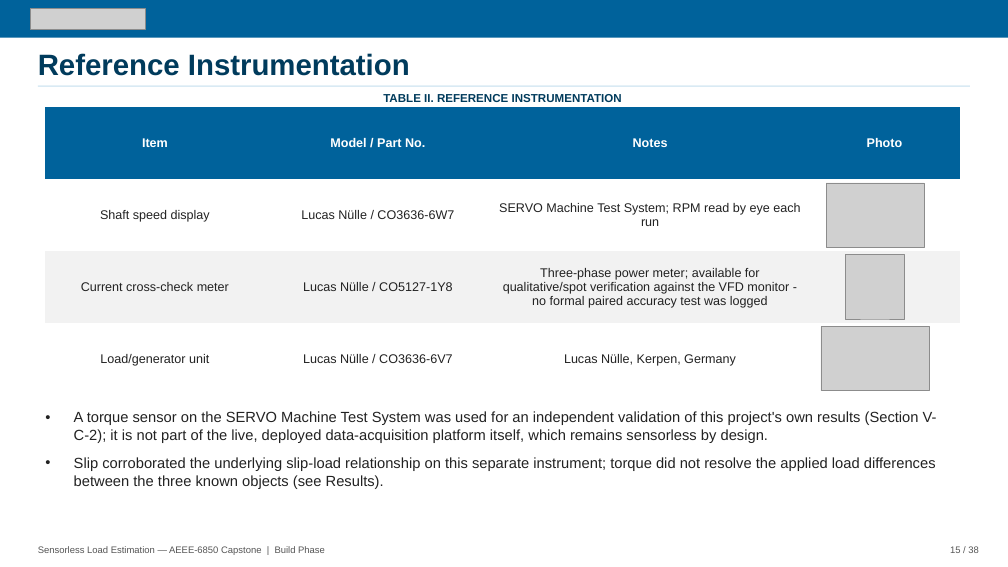
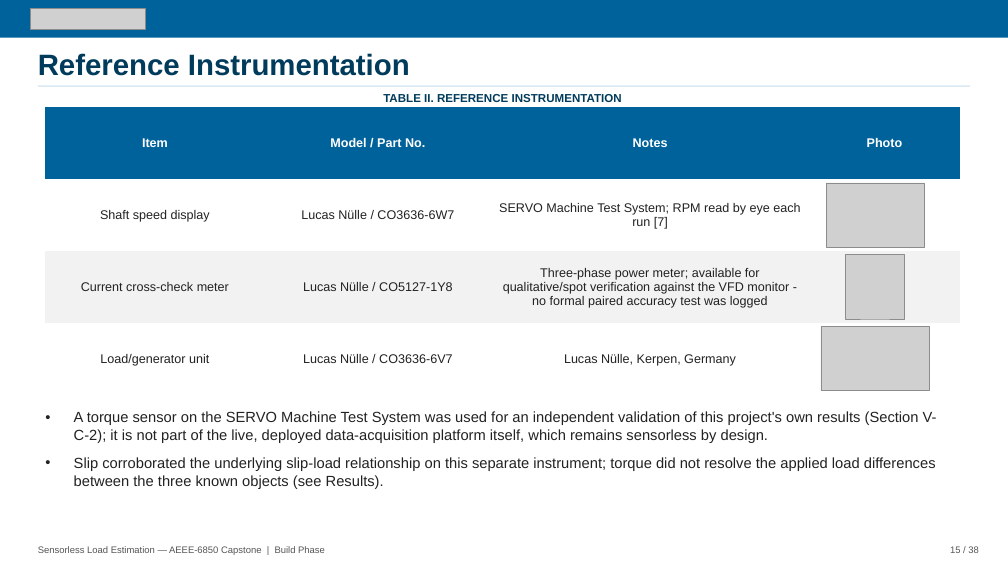
Before and after one commit to David-4529/Capstone, a slide deck: slide 15 of docs/paper/Sensorless_Load_Estimation_Deck_Rev17.pptx. Drawn at 1008x567 pixels with LibreOffice and Linux fonts; fonts in the diff are those of the drawing; grey boxes stand for pictures. Boxes give left, top, right and bottom in pixels: in the first picture for what was removed or moved away, otherwise in the second. Text is boxed around its words. In the diff, an @@ line names an element or a change of style, - is before the commit and + after.

```diff
--- a/docs/paper/Sensorless_Load_Estimation_Deck_Rev17.pptx
+++ b/docs/paper/Sensorless_Load_Estimation_Deck_Rev17.pptx
@@ table at (x1=45, y1=107, x2=960, y2=395) @@
-row 2, column 3: SERVO Machine Test System; RPM read by eye each run
+row 2, column 3: SERVO Machine Test System; RPM read by eye each run [7]
```
Also in this commit, not shown: 6 other slides changed.
